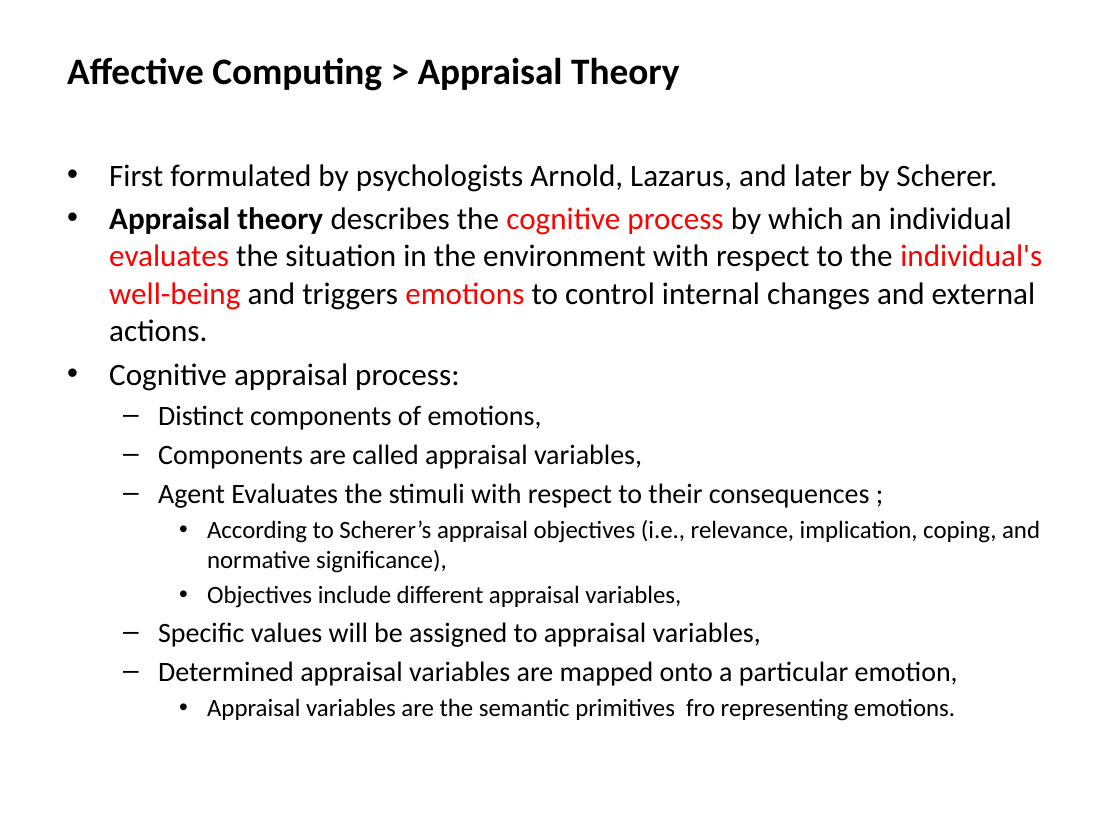
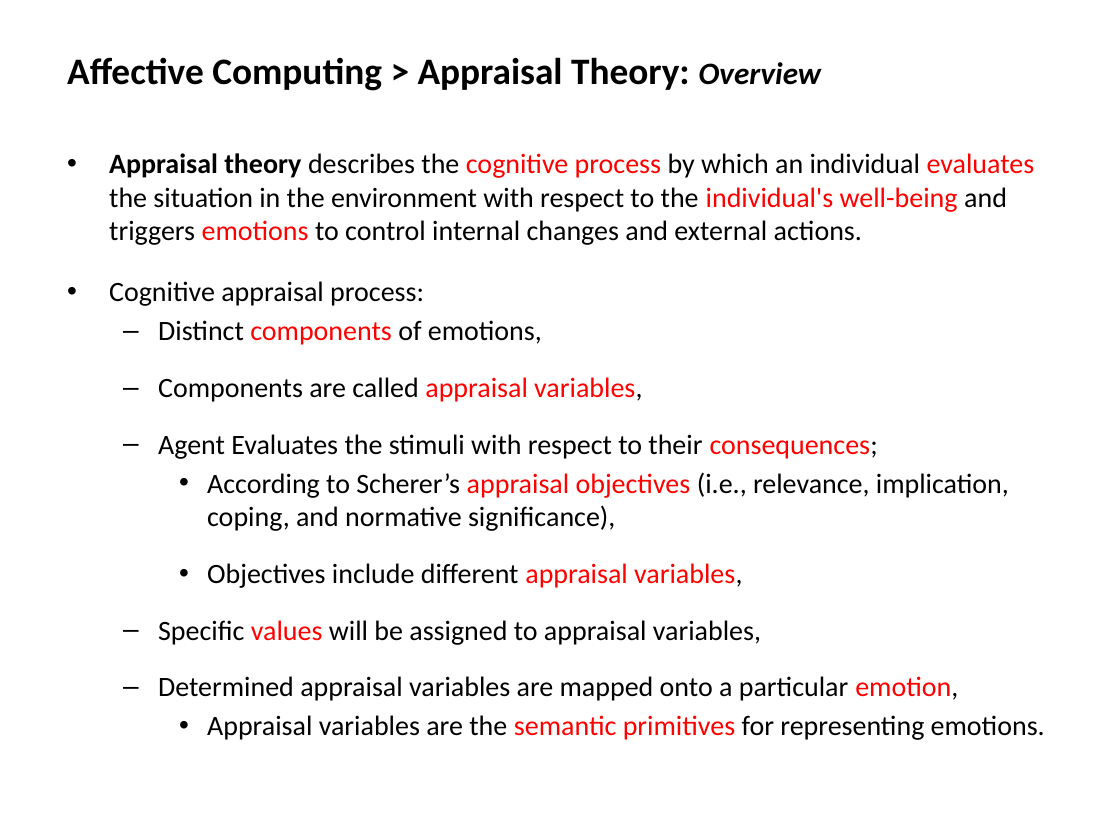
Before and after one commit to mshayganfar/CompExam1, a slide deck: slide 15 of presentation/PhD-comprehensive-exam-2.pptx. Drawn at 1120x840 pixels with LibreOffice and Linux fonts; fonts in the diff are those of the drawing. Boxes give left, top, right and bottom in pixels: in the first picture for what was removed or moved away, otherwise in the second. Text is boxed around its words. In the diff, an @@ line names an element or a change of style, - is before the commit and + after.

```diff
--- a/presentation/PhD-comprehensive-exam-2.pptx
+++ b/presentation/PhD-comprehensive-exam-2.pptx
@@ text at (67,57,821,91): text changed @@
-Affective Computing > Appraisal Theory
+Affective Computing > Appraisal Theory: Overview
@@ text "Appraisal theory describes the cognitive ...": place and size @@
-text "Appraisal theory describes the cognitive ..." at (109,164,1042,721)
+text "Appraisal theory describes the cognitive ..." at (109,153,1045,740)
@@ text at (109,164,997,192): paragraph removed @@
-• First formulated by psychologists Arnold, Lazarus, and later by Scherer.
@@ text at (109,153,1035,701): size 20 to 18 pt in "Appraisal theory describes the cognitive process by ...", "Cognitive appraisal process:"; text colour #000000 to #FF0000 in "components", "appraisal variables,", "appraisal objectives", "appraisal variables," and 2 more places; size 16 to 18 pt in "According to Scherer’s appraisal objectives (i.e., relevance ...", "Objectives include different appraisal variables," @@
@@ text at (158,434,878,459): spaces changed @@
-  – Agent Evaluates the stimuli with respect to their consequences ;
+  – Agent Evaluates the stimuli with respect to their consequences;
@@ text at (207,715,1045,740): text changed; size 16 to 18 pt @@
-    • Appraisal variables are the semantic primitives fro representing emotions.
+    • Appraisal variables are the semantic primitives for representing emotions.
```
Also in this commit, not shown: 9 other slides changed.
